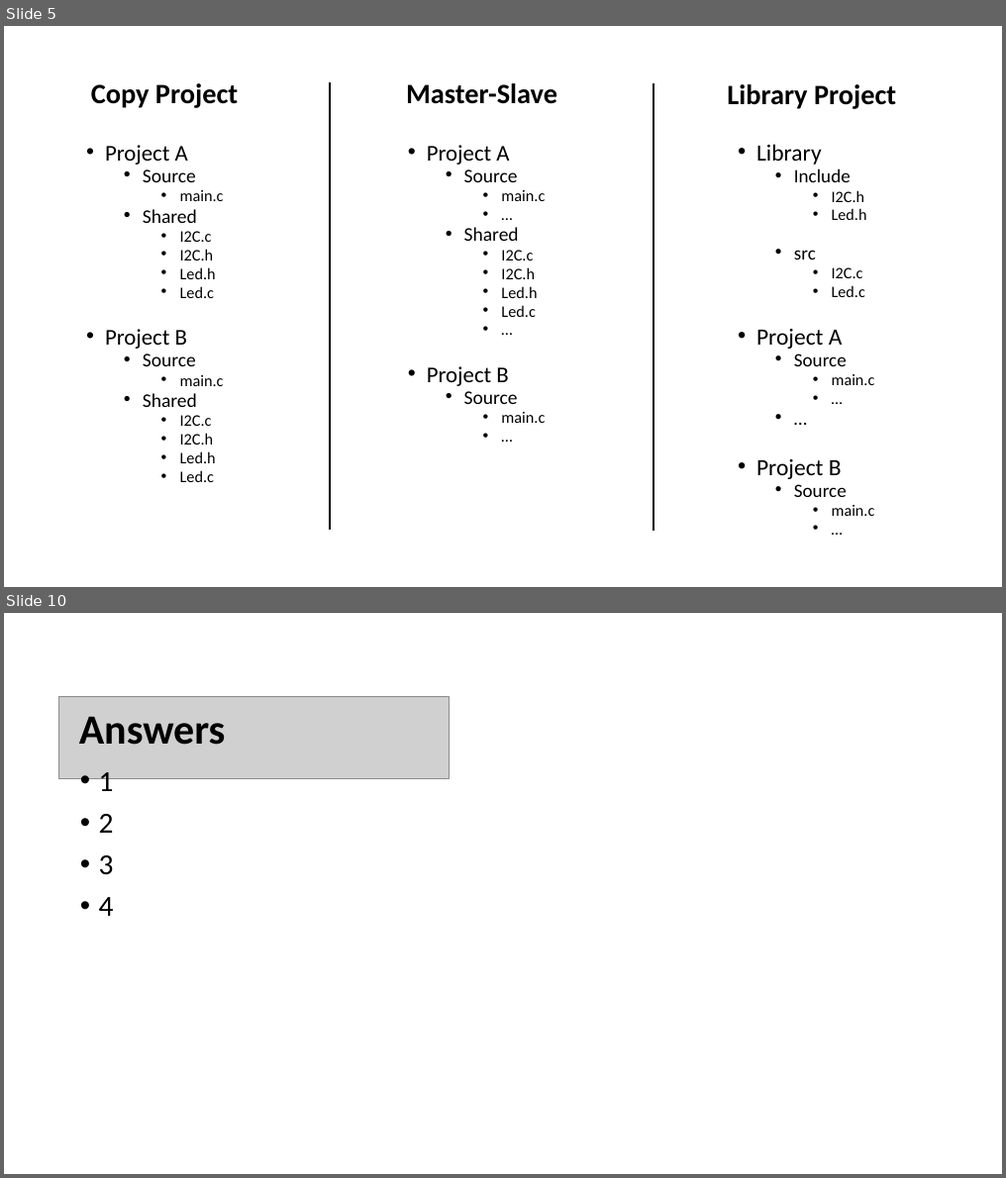
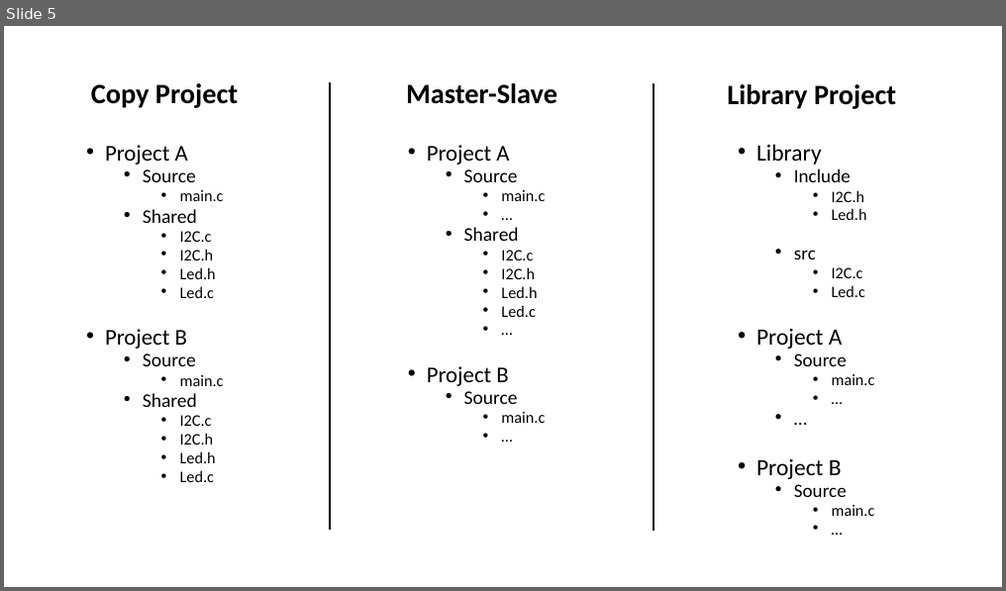
Before and after one commit to eiswasser/Sumobotic, a slide deck: Recap.pptx. Shown one above the other, each under a label of ours: slides 5 and 10 before the commit, slide 5 after it; the slides between them are not shown. The pictures are 1006x1178 and 1006x591 pixels, drawn with LibreOffice and Linux fonts; fonts in the diff are those of the drawing; grey boxes stand for pictures. Boxes give left, top, right and bottom in pixels: in the first picture for what was removed or moved away, otherwise in the second. Text is boxed around its words. In the diff, an @@ line names an element or a change of style, - is before the commit and + after.

```diff
--- a/Recap.pptx
+++ b/Recap.pptx
@@ slide 10 removed at bbox=[4, 613, 1002, 1174], background #FFFFFF @@
@@ picture removed at bbox=[58, 696, 449, 778] @@
@@ title removed at bbox=[79, 716, 226, 745] @@
-Answers
@@ text removed at bbox=[99, 772, 114, 916] @@
-• 1
-• 2
-• 3
-• 4
```
Also in this commit, not shown: 5 slides changed, 2 slides added.
